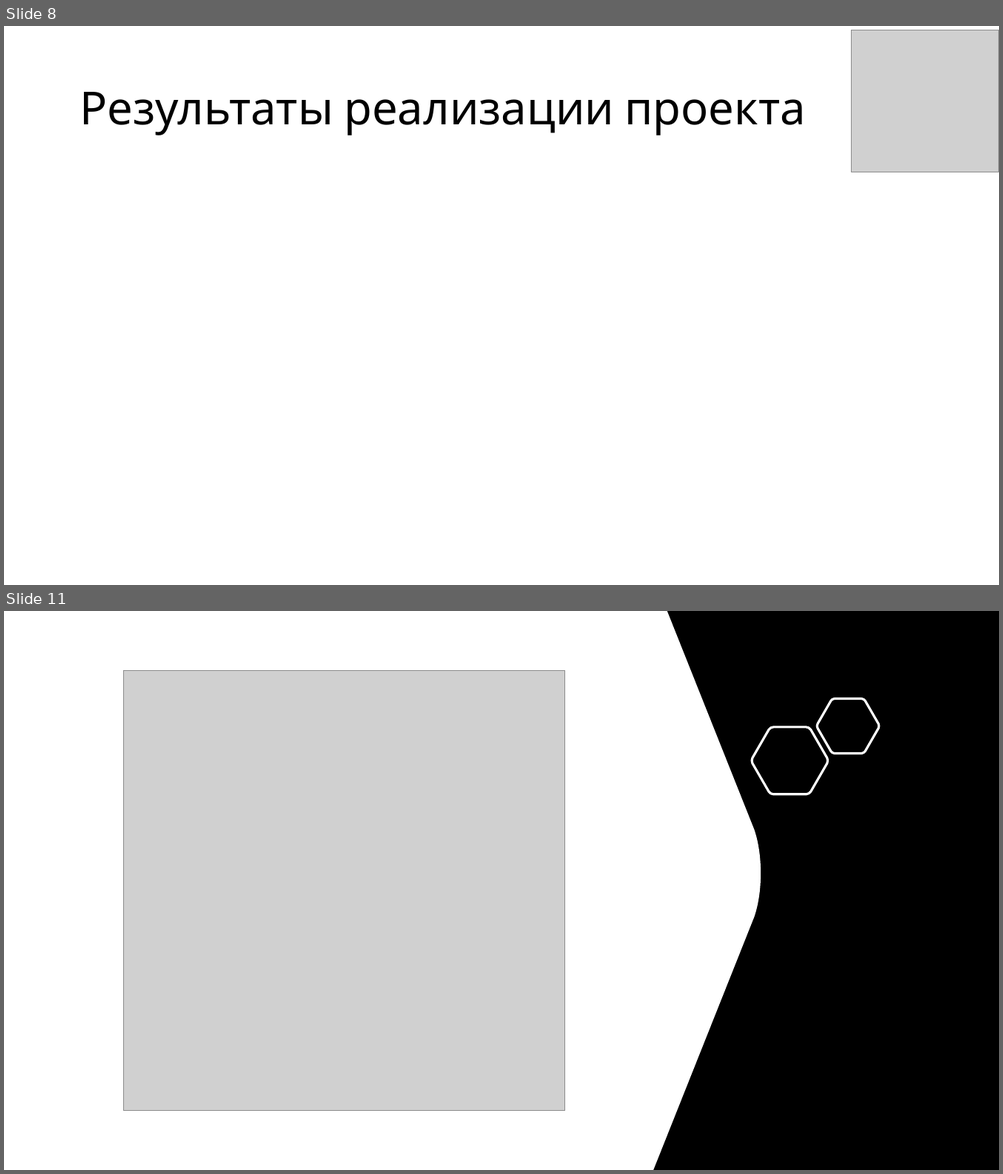
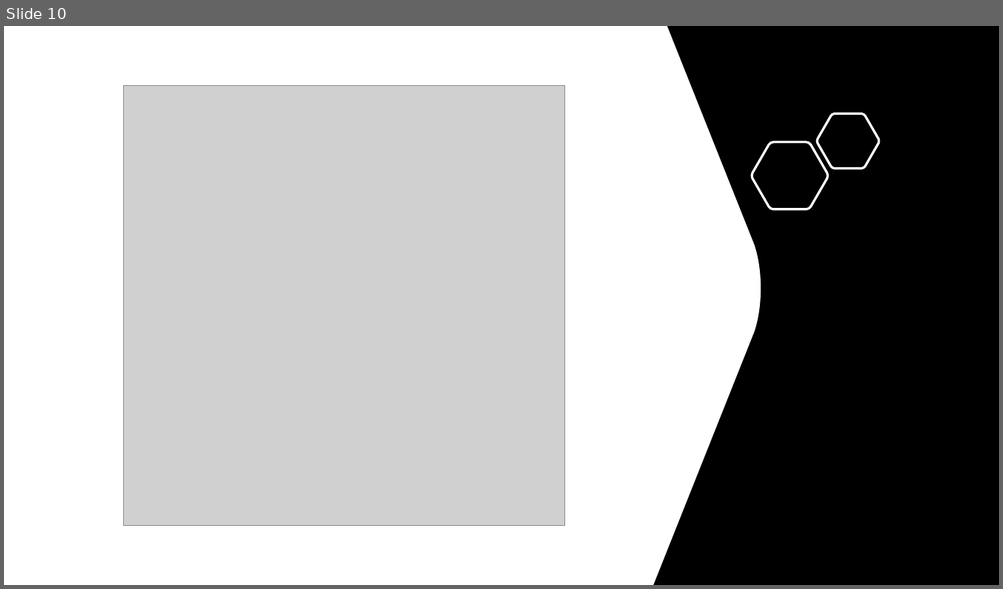
Before and after one commit to zibestr/Feedback-Analytics, a slide deck: presentation/protection.pptx. Shown one above the other, each under a label of ours: slides 8 and 11 before the commit, slide 10 after it; the slides between them are not shown. The pictures are 1003x1174 and 1003x589 pixels, drawn with LibreOffice and Linux fonts; fonts in the diff are those of the drawing; grey boxes stand for pictures. Boxes give left, top, right and bottom in pixels: in the first picture for what was removed or moved away, otherwise in the second. Text is boxed around its words. In the diff, an @@ line names an element or a change of style, - is before the commit and + after.

```diff
--- a/presentation/protection.pptx
+++ b/presentation/protection.pptx
@@ slide 8 removed at (4, 26, 999, 585), background #FFFFFF @@
@@ picture removed at (851, 30, 999, 173) @@
@@ title removed at (79, 92, 805, 136) @@
-Результаты реализации проекта
@@ what was slide 11 is now slide 10 @@
```
Also in this commit, not shown: 8 slides changed, 1 slide added, 1 other slide removed, 4 other files.
